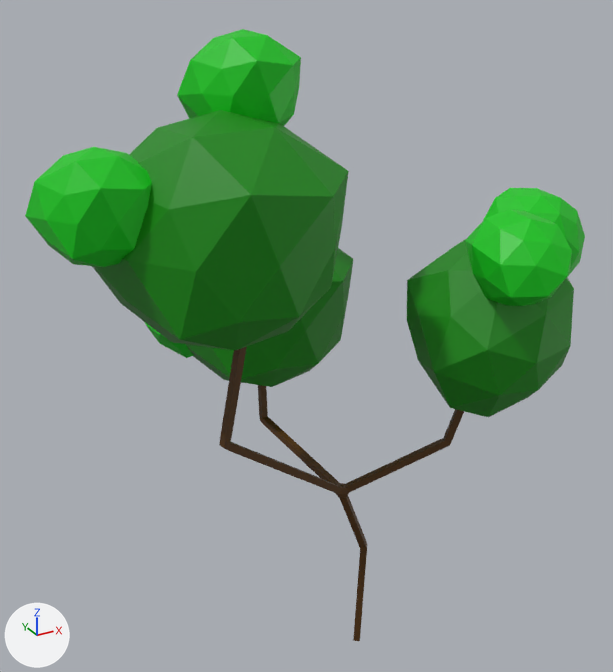
One commit to the Blender file Give Up!/Assets/Objects/Low Poly Tree.blend: the scene before it, then after it.
Both versions are drawn from a 50 mm lens placed at (-29.3, -44.8, 50.2), pointed at (-2.4, 4.0, 25.8). The axes (+X, +Y, +Z) are drawn at lower left. The lights are the same throughout.

Objects in the first picture: 'ICO球', 'ICO球.001', 'ICO球.002', 'ICO球.004', 'ICO球.005', 'ICO球.006', 'ICO球.007', 'ICO球.008', '平面'.
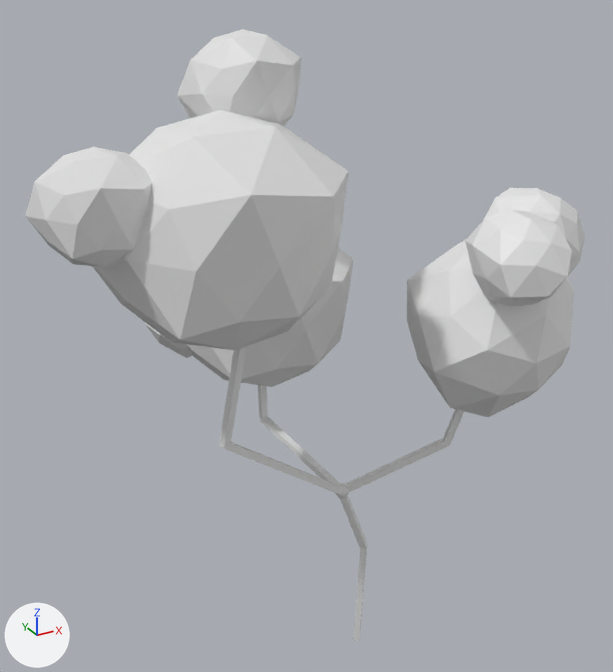
Location of each change, [x1, y1, x2, y2] in pixels of the pictures (613 x 672 px):
'ICO球.006', recoloured (green to grey)
    both: [92, 110, 349, 350]
'ICO球.001', recoloured (green to grey)
    both: [407, 239, 574, 417]
'ICO球.007', recoloured (green to white)
    both: [25, 147, 152, 267]
'ICO球.008', recoloured (green to white)
    both: [177, 29, 301, 126]
'ICO球.002', recoloured (green to white)
    both: [465, 210, 572, 306]
'ICO球', recoloured (green to grey)
    both: [186, 248, 353, 387]
'平面', recoloured (brown to grey)
    both: [219, 347, 464, 641]
'ICO球.004', recoloured (green to white)
    both: [484, 188, 585, 277]
'ICO球.005', recoloured (green to grey)
    both: [145, 322, 194, 358]

The change in detail:
me_平面 has 9 vertices, 0 faces, 8 loose edges and spans x -11.6..5.8, y -5.0..10.4, z 0.0..31.9.
me_平面 no longer uses material mat_マテリアル (brown #533303).
me_ico球 has 42 vertices, 80 faces and spans x -1.12..0.95, y -1.01..1.09, z -1.0..1.0.
me_ico球 no longer uses material mat_マテリアル_001 (green #0b8800).
me_ico球_001 has 42 vertices, 80 faces and spans x -1.12..0.95, y -1.01..1.09, z -1.0..1.0.
me_ico球_001 no longer uses material mat_マテリアル_001 (green #0b8800).
me_ico球_002 has 42 vertices, 80 faces and spans x -1.12..0.95, y -1.01..1.09, z -1.0..1.0.
me_ico球_002 no longer uses material mat_マテリアル_002 (green #00c610).
me_ico球_004 has 42 vertices, 80 faces and spans x -1.12..0.95, y -1.01..1.09, z -1.0..1.0.
me_ico球_004 no longer uses material mat_マテリアル_002 (green #00c610).
me_ico球_005 has 42 vertices, 80 faces and spans x -1.12..0.95, y -1.01..1.09, z -1.0..1.0.
me_ico球_005 no longer uses material mat_マテリアル_002 (green #00c610).
me_ico球_006 has 42 vertices, 80 faces and spans x -1.12..0.95, y -1.01..1.09, z -1.0..1.0.
me_ico球_006 no longer uses material mat_マテリアル_001 (green #0b8800).
me_ico球_007 has 42 vertices, 80 faces and spans x -1.12..0.95, y -1.01..1.09, z -1.0..1.0.
me_ico球_007 no longer uses material mat_マテリアル_002 (green #00c610).
me_ico球_008 has 42 vertices, 80 faces and spans x -1.12..0.95, y -1.01..1.09, z -1.0..1.0.
me_ico球_008 no longer uses material mat_マテリアル_002 (green #00c610).
